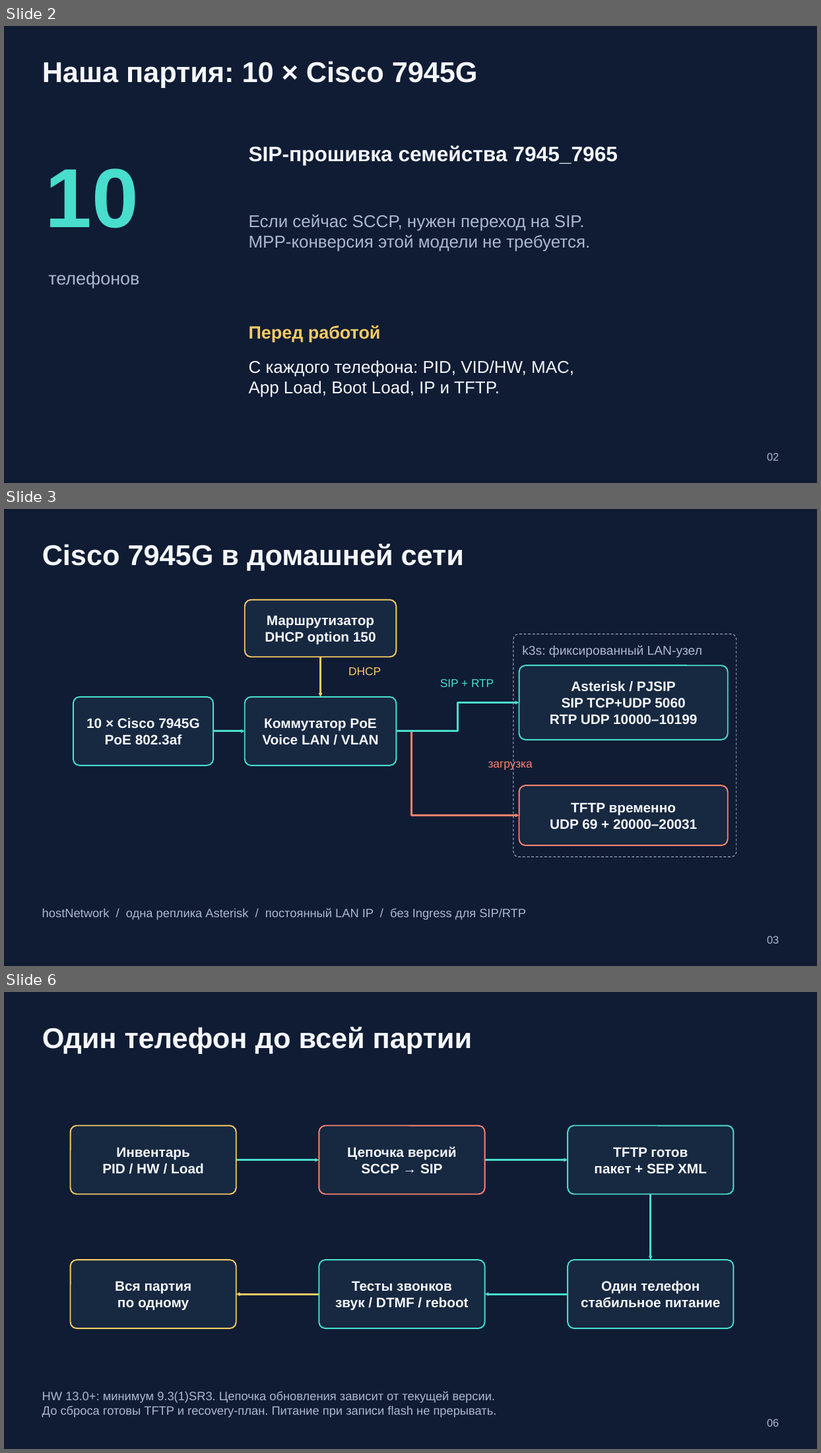
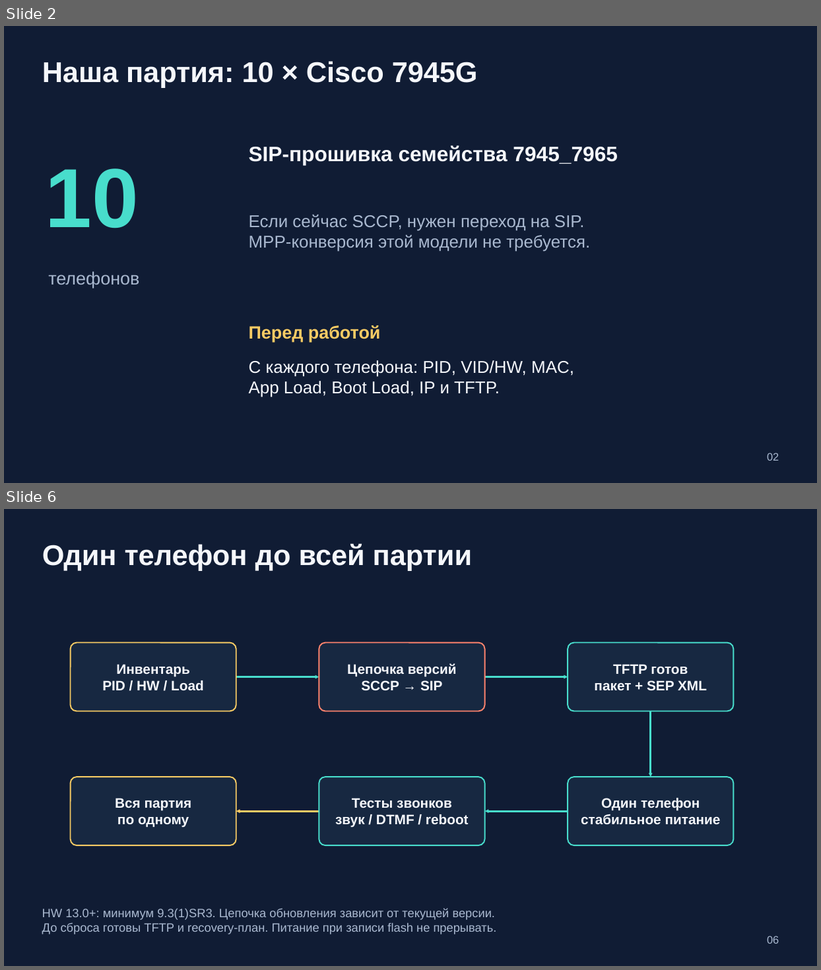
Before and after one commit to 4alvit/cisco-home-telephony, a slide deck: docs/slides/cisco-home-telephony.pptx. Shown one above the other, each under a label of ours: slides 2, 3 and 6 before the commit, slides 2 and 6 after it; the slides between them are not shown. The pictures are 821x1453 and 821x970 pixels, drawn with LibreOffice and Linux fonts; fonts in the diff are those of the drawing. Boxes give left, top, right and bottom in pixels: in the first picture for what was removed or moved away, otherwise in the second. Text is boxed around its words. In the diff, an @@ line names an element or a change of style, - is before the commit and + after.

```diff
--- a/docs/slides/cisco-home-telephony.pptx
+++ b/docs/slides/cisco-home-telephony.pptx
@@ slide 3 removed at (4,509,817,966), background #101C34 @@
@@ text removed at (42,543,464,570) @@
-Cisco 7945G в домашней сети
@@ rounded rectangle removed at (245,600,396,657) @@
-Маршрутизатор
-DHCP option 150
@@ rounded rectangle removed at (514,634,737,857) @@
@@ text removed at (522,645,702,657) @@
-k3s: фиксированный LAN-узел
@@ arrow removed from (321, 657) to (321, 697) @@
@@ rounded rectangle removed at (519,666,728,740) @@
-Asterisk / PJSIP
-SIP TCP+UDP 5060
-RTP UDP 10000–10199
@@ text removed at (349,667,381,675) @@
-DHCP
@@ text removed at (440,679,494,687) @@
-SIP + RTP
@@ rounded rectangle removed at (73,697,214,765) @@
-10 × Cisco 7945G
-PoE 802.3af
@@ rounded rectangle removed at (245,697,396,765) @@
-Коммутатор PoE
-Voice LAN / VLAN
@@ elbow arrow removed from (396, 731) to (519, 703) @@
@@ arrow removed from (213, 731) to (245, 731) @@
@@ elbow arrow removed from (396, 731) to (519, 816) @@
@@ text removed at (488,759,533,770) @@
-загрузка
@@ rounded rectangle removed at (519,786,728,846) @@
-TFTP временно
-UDP 69 + 20000–20031
@@ text removed at (42,908,526,920) @@
-hostNetwork / одна реплика Asterisk / постоянный LAN IP / без Ingress для SIP/RTP
@@ text removed at (767,936,779,944) @@
-03
```
Also in this commit, not shown: 4 slides changed, 7 slides added, 4 other slides removed, 14 other files.
